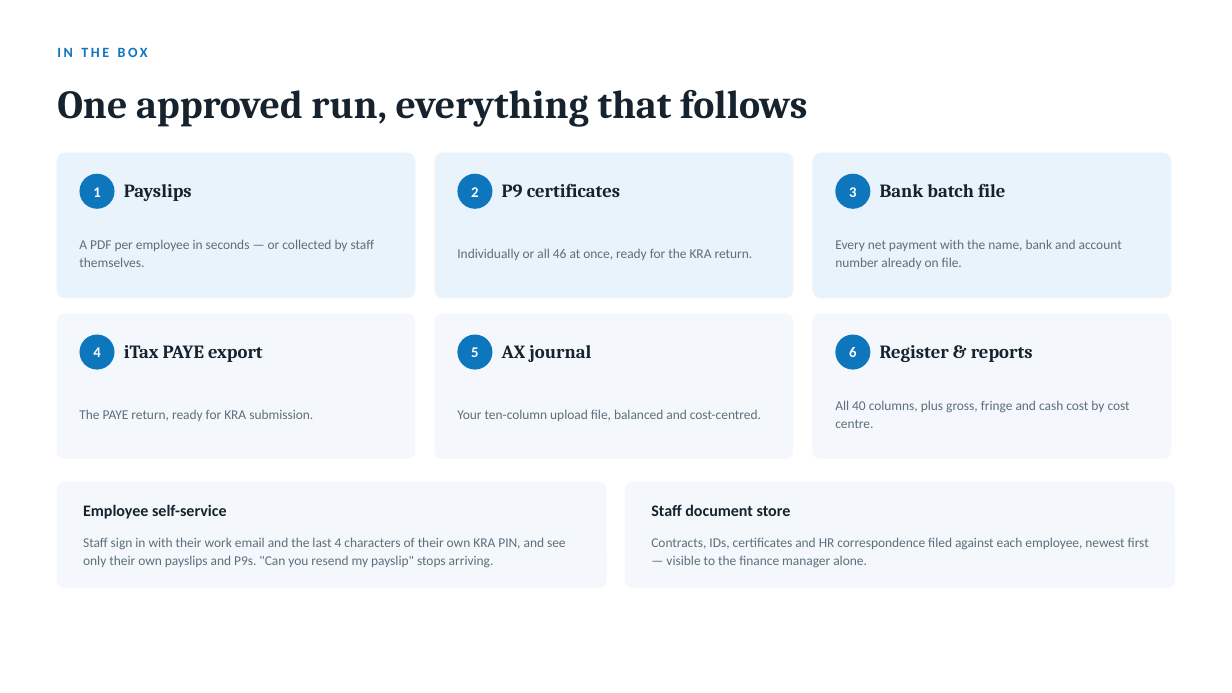
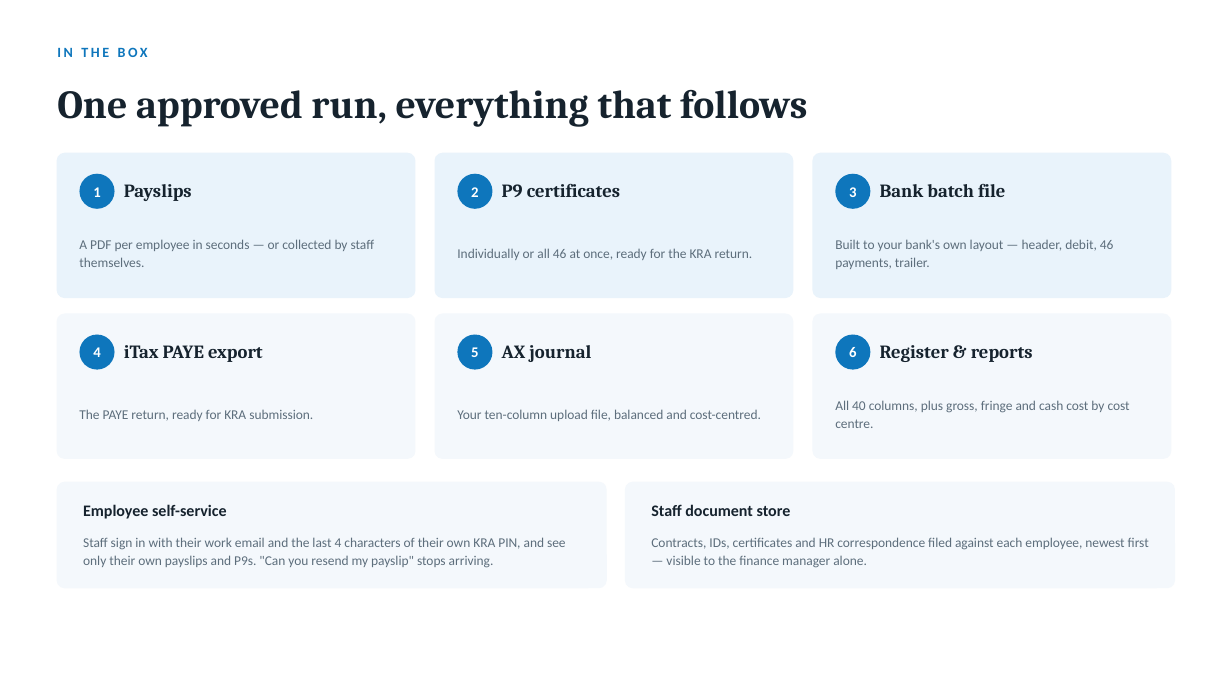
Before and after one commit to SirKuriaMugambi/Nexora, a slide deck: slide 10 of Nexora-Payroll-Presentation.pptx. Drawn at 1232x693 pixels with LibreOffice and Linux fonts; fonts in the diff are those of the drawing. Boxes give left, top, right and bottom in pixels: in the first picture for what was removed or moved away, otherwise in the second. Text is boxed around its words. In the diff, an @@ line names an element or a change of style, - is before the commit and + after.

```diff
--- a/Nexora-Payroll-Presentation.pptx
+++ b/Nexora-Payroll-Presentation.pptx
@@ text at (835, 239, 1114, 269): text changed @@
-Every net payment with the name, bank and account number already on file.
+Built to your bank's own layout — header, debit, 46 payments, trailer.
```
Also in this commit, not shown: 3 other slides changed.
